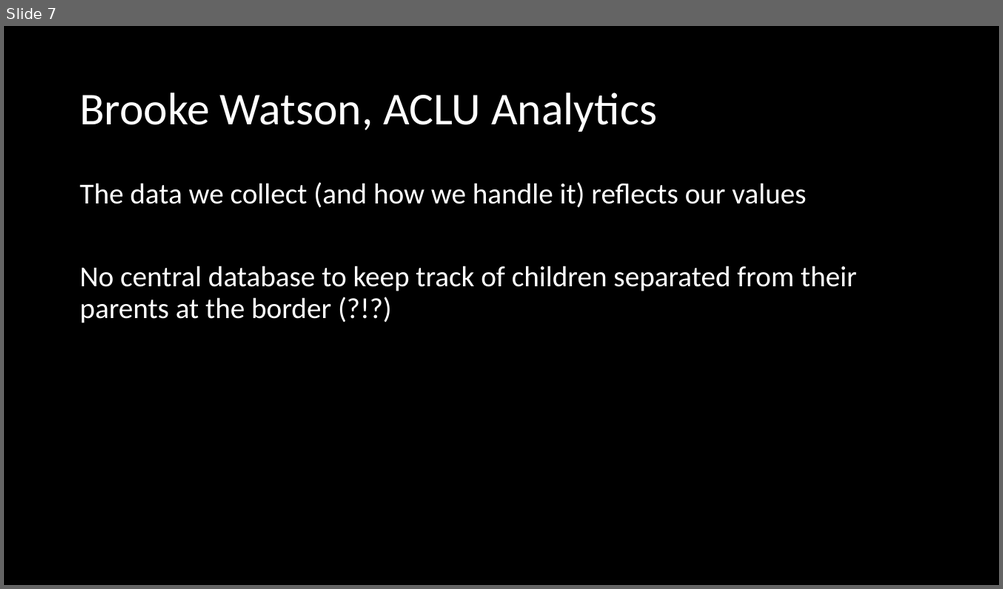
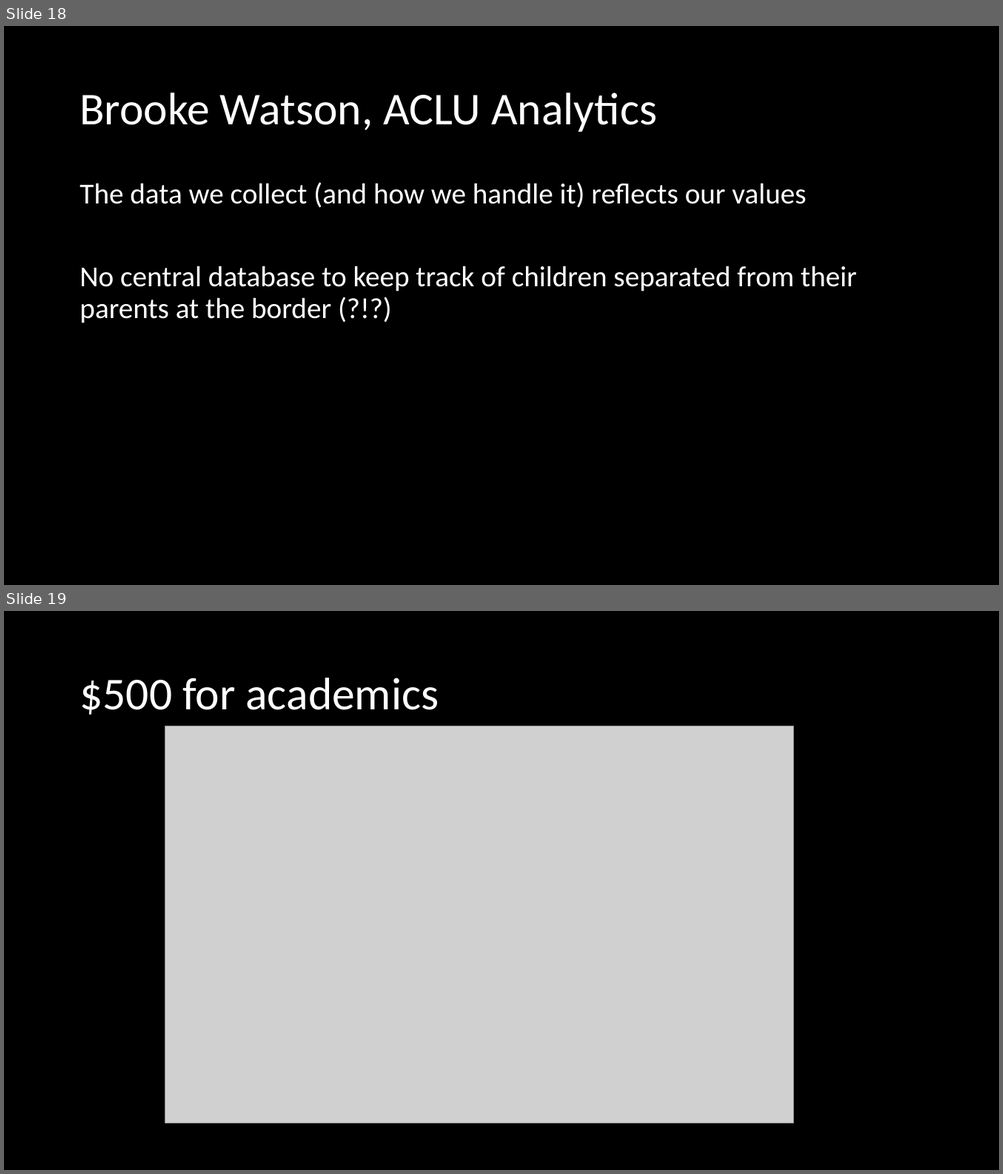
Before and after one commit to Rgronomists/2019Spring_M01_RStudioConf, a slide deck: presentation.pptx. Shown one above the other, each under a label of ours: slide 7 before the commit, slides 18 and 19 after it. The pictures are 1003x589 and 1003x1174 pixels, drawn with LibreOffice and Linux fonts; fonts in the diff are those of the drawing; grey boxes stand for pictures. Boxes give left, top, right and bottom in pixels: in the first picture for what was removed or moved away, otherwise in the second. Text is boxed around its words. In the diff, an @@ line names an element or a change of style, - is before the commit and + after.

```diff
--- a/presentation.pptx
+++ b/presentation.pptx
@@ slide 19 added at bbox=[4, 611, 999, 1170], background #000000 @@
@@ title added at bbox=[79, 678, 438, 715], 44 pt, text #FFFFFF @@
+$500 for academics
@@ picture added at bbox=[165, 726, 794, 1124] @@
@@ what was slide 7 is now slide 18 @@
```
Also in this commit, not shown: 1 slide changed, 12 other slides added, 2 slides removed.
